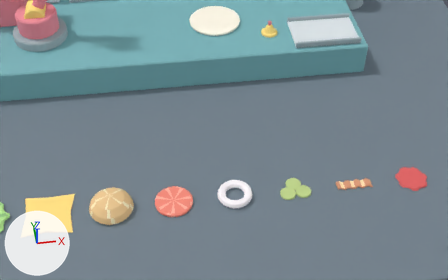
An edit to the Blender file scenes/burger.blend, drawn before and after from the same camera.
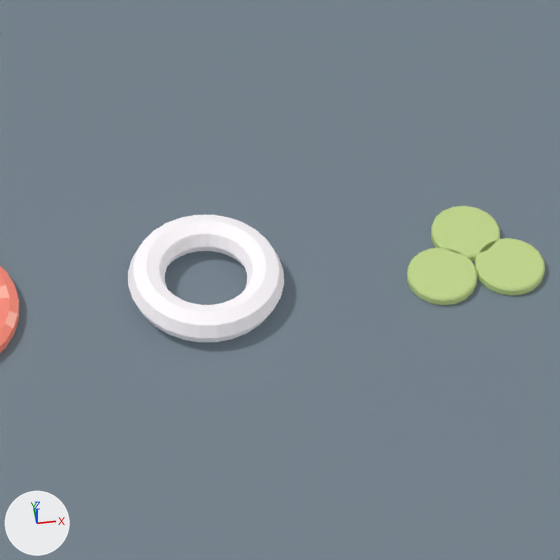
Each version is shown from a camera (50 mm lens) standing at (-0.3, -17.15, 12.09) and looking at (1.15, -6.02, 1.08), then close up on the part from 42% to 70% of the width and 47% to 92% of the height. Every picture has the same lights, and +X, +Y and +Z are marked at lower left. The last two pictures show the newer version.

Names of what the first close-up shows: 'Floor', 'OnionRing', 'PickleSlice', 'TomatoSlice'.
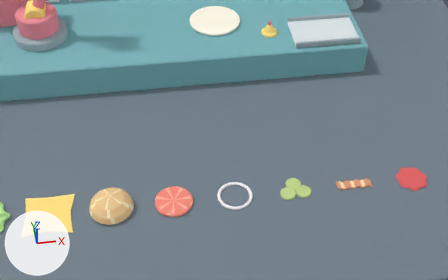
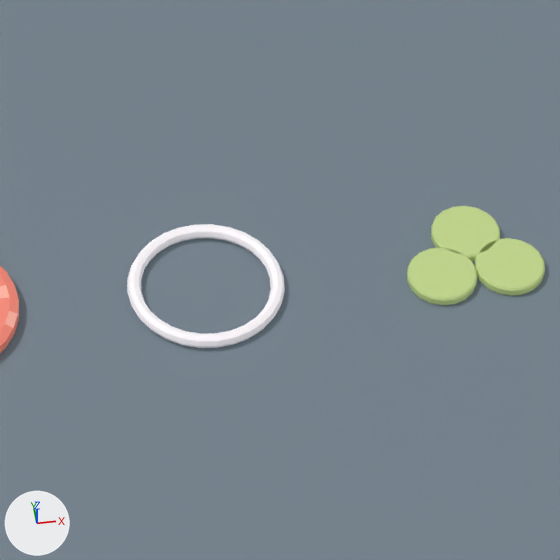
Commit message: modified onion thickness to match with the game

Location of each change, [x1, y1, x2, y2] in pixels of the close-ups (560 x 560 px):
```json
{"object": "OnionRing", "change": "reshaped", "before": [128, 215, 284, 342], "after": [127, 224, 285, 348]}
```

Edits to the scene script, one JSON object a line:
```json
{"block": "me_onionring", "where": "# used by ob_onionring; location = (1.3, -7.0, 0.0)"}
{"op": "remove", "block": "me_onionring", "code": "me_onionring.from_pydata(...)  # 224 vertices, 224 faces; spans x -0.445..0.445, y -0.445..0.445, z 0.0..0.21"}
{"op": "add", "block": "me_onionring", "code": "me_onionring.from_pydata(...)  # 224 vertices, 224 faces; spans x -0.45..0.45, y -0.45..0.45, z 0.0..0.08"}
{"block": "me_onionring", "change": "me_onionring part 1: 224 of 224 vertices moved; they spanned x -0.445..0.445, y -0.445..0.445, z 0.0..0.21 and now span x -0.45..0.45, y -0.45..0.45, z 0.0..0.08; mean shift (0.0, 0.0, -0.065)"}
```
